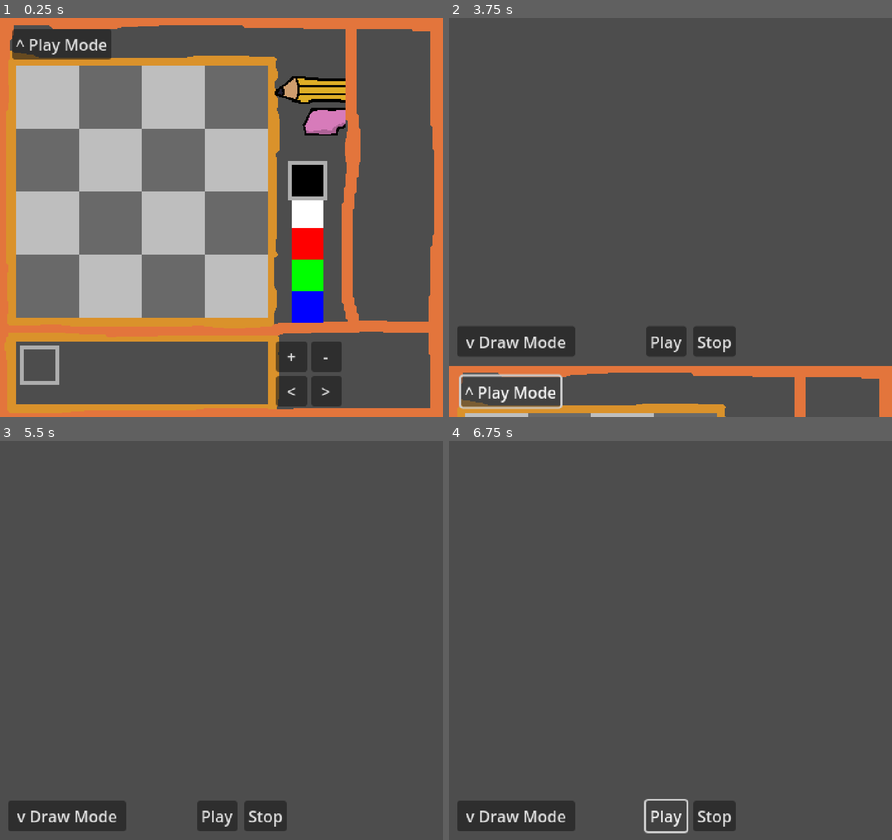
Above: before the commit, frames 1-4 (two rows, left to right).
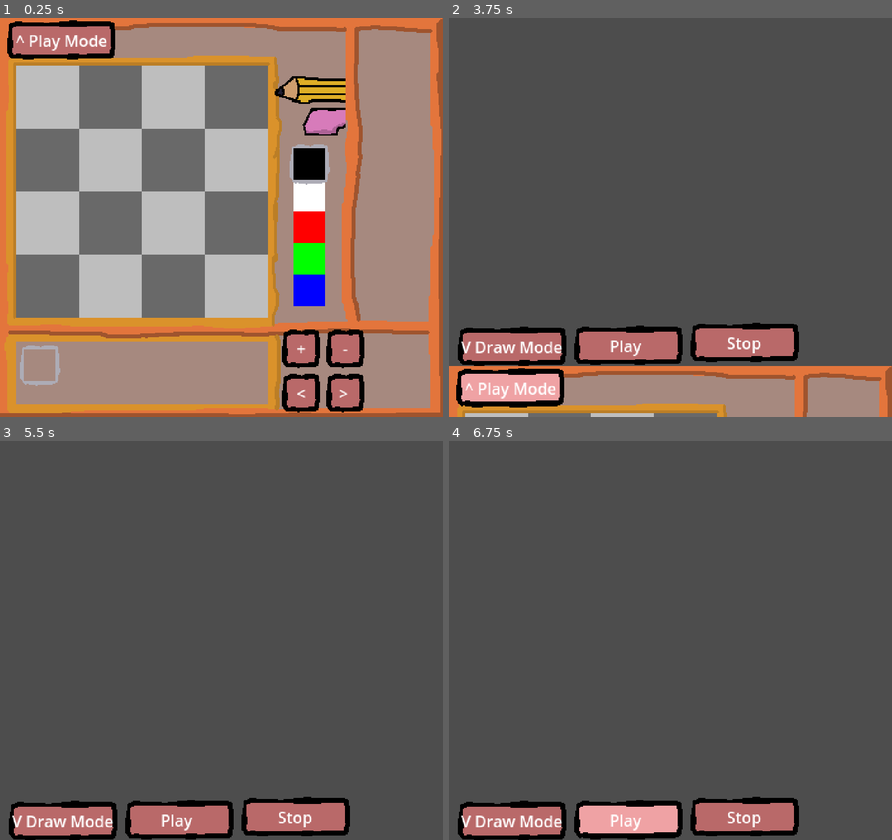
Above: after the commit, the same moments.

Repository: kennethbchen/Fireworkshop-Game
Game: Godot game, scene res://scenes/main.tscn
The game is run twice, just before and just after one commit, with the same random seed, the same clock (stepped at 60 frames per second) and the same inputs. Sound files missing from this copy of the repository are replaced by a short silence.
Inputs:
- Up to frame 1 (0.25 s): no input
- Up to frame 2 (3.75 s): click "+" at 0.5 s; click "-" at 1.25 s; click "<" at 2 s; click ">" at 2.75 s; click "^ Play Mode" at 3.5 s
- Up to frame 3 (5.5 s): click "v Draw Mode" (after the commit: "V Draw Mode") at 4.25 s; click "^ Play Mode" at 5 s
- Up to frame 4 (6.75 s): click "Stop" at 5.75 s; click "Play" at 6.5 s

The runs differ from the first frame. In frame 1, 46% of the frame differs, in the area x 0-100%, y 0-100%; in frame 2, 16%; in frame 3, 7.1%; in frame 4, 7.1%.

Commit message:
Added long and square buttons

Diff:
--- a/scenes/main.tscn
+++ b/scenes/main.tscn
@@ -25,20 +25,25 @@
 [ext_resource type="AudioStream" uid="uid://bid0wb4vheshh" path="res://audio/firework_launch/launch_1.wav" id="11_ptbiw"]
 [ext_resource type="AudioStream" uid="uid://cn4ww8mi2xb1n" path="res://audio/firework_explosion/explosion_1.wav" id="12_scx8a"]
 [ext_resource type="SpriteFrames" uid="uid://c6amhny3q5yl7" path="res://animations/sample_explosion.tres" id="12_wq1f7"]
+[ext_resource type="Texture2D" uid="uid://bmu04rh4mp3dc" path="res://sprites/selection_box.png" id="14_mhj3g"]
+[ext_resource type="Texture2D" uid="uid://bufapgk85pup2" path="res://sprites/square_button/square_button_normal.png" id="16_sf2cm"]
+[ext_resource type="Texture2D" uid="uid://djqnwsip1qj4u" path="res://sprites/square_button/square_button_pressed.png" id="17_0yxqt"]
+[ext_resource type="Texture2D" uid="uid://b5ky4l25afiku" path="res://sprites/square_button/square_button_hover.png" id="18_7cp34"]
+[ext_resource type="Texture2D" uid="uid://bojialtc8euih" path="res://sprites/long_button/long_button_normal.png" id="19_5kk4o"]
+[ext_resource type="Texture2D" uid="uid://c7c6f7kj6y5ix" path="res://sprites/long_button/long_button_pressed.png" id="20_qcsgq"]
+[ext_resource type="Texture2D" uid="uid://dskvwdd83tp5h" path="res://sprites/long_button/long_button_hover.png" id="21_s1po2"]
+
+[sub_resource type="StyleBoxFlat" id="StyleBoxFlat_wqc15"]
+bg_color = Color(0.652302, 0.535339, 0.499742, 1)
 
 [sub_resource type="StyleBoxEmpty" id="StyleBoxEmpty_vhad2"]
 
-[sub_resource type="StyleBoxFlat" id="StyleBoxFlat_tom0t"]
-bg_color = Color(1, 1, 1, 0)
-border_width_left = 4
-border_width_top = 4
-border_width_right = 4
-border_width_bottom = 4
-border_color = Color(0.683077, 0.683077, 0.683077, 1)
-expand_margin_left = 4.0
-expand_margin_top = 4.0
-expand_margin_right = 4.0
-expand_margin_bottom = 4.0
+[sub_resource type="StyleBoxTexture" id="StyleBoxTexture_r5j4h"]
+texture = ExtResource("14_mhj3g")
+expand_margin_left = 7.0
+expand_margin_top = 7.0
+expand_margin_right = 7.0
+expand_margin_bottom = 7.0
 
 [sub_resource type="StyleBoxEmpty" id="StyleBoxEmpty_2eaiv"]
 
@@ -67,6 +72,13 @@
 grow_horizontal = 2
 grow_vertical = 2
 
+[node name="Panel" type="Panel" parent="CreateModeUI"]
+z_index = -10
+layout_mode = 0
+offset_right = 450.0
+offset_bottom = 404.0
+theme_override_styles/panel = SubResource("StyleBoxFlat_wqc15")
+
 [node name="UI" type="TextureRect" parent="CreateModeUI"]
 layout_mode = 1
 anchors_preset = 8
@@ -82,6 +94,7 @@
 metadata/_edit_lock_ = true
 
 [node name="DrawingArea" type="TextureRect" parent="CreateModeUI"]
+z_index = 1
 layout_mode = 0
 offset_left = 16.0
 offset_top = 48.0
@@ -154,10 +167,10 @@
 [node name="SwatchPicker" type="Control" parent="CreateModeUI"]
 layout_mode = 3
 anchors_preset = 0
-offset_left = 296.0
-offset_top = 149.0
-offset_right = 296.0
-offset_bottom = 149.0
+offset_left = 298.0
+offset_top = 132.0
+offset_right = 298.0
+offset_bottom = 132.0
 script = ExtResource("6_f3tm5")
 colors = Array[Color]([Color(0, 0, 0, 1), Color(1, 1, 1, 1), Color(1, 0, 0, 1), Color(0, 1, 0, 1), Color(0, 0, 1, 1)])
 
@@ -175,7 +188,7 @@
 offset_bottom = 32.0
 size_flags_horizontal = 3
 size_flags_vertical = 3
-theme_override_styles/panel = SubResource("StyleBoxFlat_tom0t")
+theme_override_styles/panel = SubResource("StyleBoxTexture_r5j4h")
 
 [node name="FlipbookNavigator" type="Control" parent="CreateModeUI"]
 layout_mode = 3
@@ -202,7 +215,6 @@
 theme_override_styles/panel = SubResource("StyleBoxEmpty_2eaiv")
 
 [node name="SelectionCursor" type="Panel" parent="CreateModeUI/FlipbookNavigator/Panel"]
-visible = false
 z_index = -1
 layout_mode = 0
 offset_left = 8.0
@@ -211,7 +223,7 @@
 offset_bottom = 48.0
 size_flags_horizontal = 3
 size_flags_vertical = 3
-theme_override_styles/panel = SubResource("StyleBoxFlat_tom0t")
+theme_override_styles/panel = SubResource("StyleBoxTexture_r5j4h")
 
 [node name="VBoxContainer" type="VBoxContainer" parent="CreateModeUI/FlipbookNavigator"]
 layout_mode = 1
@@ -254,53 +266,148 @@
 [node name="FlipbookFrameControls" type="Control" parent="CreateModeUI"]
 layout_mode = 3
 anchors_preset = 0
-offset_left = 248.0
-offset_top = 328.0
-offset_right = 432.0
-offset_bottom = 392.0
+offset_left = 285.0
+offset_top = 315.0
+offset_right = 373.0
+offset_bottom = 401.0
 
 [node name="VBoxContainer" type="GridContainer" parent="CreateModeUI/FlipbookFrameControls"]
-layout_mode = 0
-offset_left = 32.0
-offset_right = 99.0
+layout_mode = 1
+offset_right = 67.0
 offset_bottom = 66.0
 columns = 2
 
-[node name="AddFrameButton" type="Button" parent="CreateModeUI/FlipbookFrameControls/VBoxContainer"]
+[node name="AddFrameButton" type="TextureButton" parent="CreateModeUI/FlipbookFrameControls/VBoxContainer"]
 layout_mode = 2
 size_flags_horizontal = 3
 size_flags_vertical = 3
 tooltip_text = "Add new frame"
+texture_normal = ExtResource("16_sf2cm")
+texture_pressed = ExtResource("17_0yxqt")
+texture_hover = ExtResource("18_7cp34")
+
+[node name="Label" type="Label" parent="CreateModeUI/FlipbookFrameControls/VBoxContainer/AddFrameButton"]
+layout_mode = 1
+anchors_preset = 8
+anchor_left = 0.5
+anchor_top = 0.5
+anchor_right = 0.5
+anchor_bottom = 0.5
+offset_left = -19.5
+offset_top = -17.5
+offset_right = 20.5
+offset_bottom = 17.5
+grow_horizontal = 2
+grow_vertical = 2
+theme_override_colors/font_color = Color(1, 1, 1, 1)
 text = "+"
-
-[node name="DeleteSelectedFrameButton" type="Button" parent="CreateModeUI/FlipbookFrameControls/VBoxContainer"]
+horizontal_alignment = 1
+vertical_alignment = 1
+
+[node name="DeleteSelectedFrameButton" type="TextureButton" parent="CreateModeUI/FlipbookFrameControls/VBoxContainer"]
 layout_mode = 2
 size_flags_horizontal = 3
 size_flags_vertical = 3
 tooltip_text = "Delete current frame"
+texture_normal = ExtResource("16_sf2cm")
+texture_pressed = ExtResource("17_0yxqt")
+texture_hover = ExtResource("18_7cp34")
+
+[node name="Label" type="Label" parent="CreateModeUI/FlipbookFrameControls/VBoxContainer/DeleteSelectedFrameButton"]
+layout_mode = 1
+anchors_preset = 8
+anchor_left = 0.5
+anchor_top = 0.5
+anchor_right = 0.5
+anchor_bottom = 0.5
+offset_left = -19.5
+offset_top = -17.5
+offset_right = 20.5
+offset_bottom = 17.5
+grow_horizontal = 2
+grow_vertical = 2
 text = "-"
-
-[node name="MoveLeftButton" type="Button" parent="CreateModeUI/FlipbookFrameControls/VBoxContainer"]
+horizontal_alignment = 1
+vertical_alignment = 1
+
+[node name="MoveLeftButton" type="TextureButton" parent="CreateModeUI/FlipbookFrameControls/VBoxContainer"]
 layout_mode = 2
 size_flags_horizontal = 3
 size_flags_vertical = 3
 tooltip_text = "Move current frame left"
+texture_normal = ExtResource("16_sf2cm")
+texture_pressed = ExtResource("17_0yxqt")
+texture_hover = ExtResource("18_7cp34")
+
+[node name="Label" type="Label" parent="CreateModeUI/FlipbookFrameControls/VBoxContainer/MoveLeftButton"]
+layout_mode = 1
+anchors_preset = 8
+anchor_left = 0.5
+anchor_top = 0.5
+anchor_right = 0.5
+anchor_bottom = 0.5
+offset_left = -19.5
+offset_top = -17.5
+offset_right = 20.5
+offset_bottom = 17.5
+grow_horizontal = 2
+grow_vertical = 2
 text = "<"
-
-[node name="MoveRightButton" type="Button" parent="CreateModeUI/FlipbookFrameControls/VBoxContainer"]
+horizontal_alignment = 1
+vertical_alignment = 1
+
+[node name="MoveRightButton" type="TextureButton" parent="CreateModeUI/FlipbookFrameControls/VBoxContainer"]
 layout_mode = 2
 size_flags_horizontal = 3
 size_flags_vertical = 3
 tooltip_text = "Move current frame right"
-text = ">"
-
-[node name="PlayModeButton" type="Button" parent="CreateModeUI"]
-layout_mode = 0
-offset_left = 12.0
-offset_top = 11.0
-offset_right = 113.0
-offset_bottom = 42.0
+texture_normal = ExtResource("16_sf2cm")
+texture_pressed = ExtResource("17_0yxqt")
+texture_hover = ExtResource("18_7cp34")
+
+[node name="Label" type="Label" parent="CreateModeUI/FlipbookFrameControls/VBoxContainer/MoveRightButton"]
+layout_mode = 1
+anchors_preset = 8
+anchor_left = 0.5
+anchor_top = 0.5
+anchor_right = 0.5
+anchor_bottom = 0.5
+offset_left = -19.5
+offset_top = -17.5
+offset_right = 20.5
+offset_bottom = 17.5
+grow_horizontal = 2
+grow_vertical = 2
+text = "> "
+horizontal_alignment = 1
+vertical_alignment = 1
+
+[node name="PlayModeButton" type="TextureButton" parent="CreateModeUI"]
+layout_mode = 0
+offset_left = 6.0
+offset_top = 2.0
+offset_right = 118.0
+offset_bottom = 43.0
+texture_normal = ExtResource("19_5kk4o")
+texture_pressed = ExtResource("20_qcsgq")
+texture_hover = ExtResource("21_s1po2")
+
+[node name="Label" type="Label" parent="CreateModeUI/PlayModeButton"]
+layout_mode = 1
+anchors_preset = 8
+anchor_left = 0.5
+anchor_top = 0.5
+anchor_right = 0.5
+anchor_bottom = 0.5
+offset_left = -20.0
+offset_top = -11.5
+offset_right = 20.0
+offset_bottom = 11.5
+grow_horizontal = 2
+grow_vertical = 2
 text = "^ Play Mode"
+horizontal_alignment = 1
+vertical_alignment = 1
 
 [node name="PlayModeUI" type="Node" parent="."]
 
@@ -329,26 +436,83 @@
 
 [node name="Camera2D" type="Camera2D" parent="PlayModeUI/SubViewportContainer/SubViewport"]
 
-[node name="DrawModeButton" type="Button" parent="PlayModeUI"]
+[node name="DrawModeButton" type="TextureButton" parent="PlayModeUI"]
 offset_left = 8.0
 offset_top = -40.0
-offset_right = 128.0
-offset_bottom = -9.0
-text = "v Draw Mode"
-
-[node name="PlayButton" type="Button" parent="PlayModeUI"]
-offset_left = 200.0
-offset_top = -40.0
-offset_right = 241.0
-offset_bottom = -9.0
-text = "Play"
-
-[node name="StopButton" type="Button" parent="PlayModeUI"]
-offset_left = 248.0
-offset_top = -40.0
-offset_right = 291.0
-offset_bottom = -9.0
+offset_right = 120.0
+offset_bottom = 1.0
+texture_normal = ExtResource("19_5kk4o")
+texture_pressed = ExtResource("20_qcsgq")
+texture_hover = ExtResource("21_s1po2")
+
+[node name="Label" type="Label" parent="PlayModeUI/DrawModeButton"]
+layout_mode = 1
+anchors_preset = 8
+anchor_left = 0.5
+anchor_top = 0.5
+anchor_right = 0.5
+anchor_bottom = 0.5
+offset_left = -20.0
+offset_top = -11.5
+offset_right = 20.0
+offset_bottom = 11.5
+grow_horizontal = 2
+grow_vertical = 2
+text = "V Draw Mode"
+horizontal_alignment = 1
+vertical_alignment = 1
+
+[node name="PlayButton" type="TextureButton" parent="PlayModeUI"]
+offset_left = 126.0
+offset_top = -41.0
+offset_right = 238.0
+texture_normal = ExtResource("19_5kk4o")
+texture_pressed = ExtResource("20_qcsgq")
+texture_hover = ExtResource("21_s1po2")
+stretch_mode = 0
+
+[node name="Label" type="Label" parent="PlayModeUI/PlayButton"]
+layout_mode = 1
+anchors_preset = 8
+anchor_left = 0.5
+anchor_top = 0.5
+anchor_right = 0.5
+anchor_bottom = 0.5
+offset_left = -20.0
+offset_top = -11.5
+offset_right = 20.0
+offset_bottom = 11.5
+grow_horizontal = 2
+grow_vertical = 2
+text = "Play "
+horizontal_alignment = 1
+vertical_alignment = 1
+
+[node name="StopButton" type="TextureButton" parent="PlayModeUI"]
+offset_left = 244.0
+offset_top = -44.0
+offset_right = 356.0
+offset_bottom = -3.0
+texture_normal = ExtResource("19_5kk4o")
+texture_pressed = ExtResource("20_qcsgq")
+texture_hover = ExtResource("21_s1po2")
+
+[node name="Label" type="Label" parent="PlayModeUI/StopButton"]
+layout_mode = 1
+anchors_preset = 8
+anchor_left = 0.5
+anchor_top = 0.5
+anchor_right = 0.5
+anchor_bottom = 0.5
+offset_left = -20.0
+offset_top = -11.5
+offset_right = 20.0
+offset_bottom = 11.5
+grow_horizontal = 2
+grow_vertical = 2
 text = "Stop"
+horizontal_alignment = 1
+vertical_alignment = 1
 
 [node name="PlayerData" type="Node" parent="."]
 unique_name_in_owner = true
Not shown: 1 places in scenes/main.tscn that only renumber resources
Binary file added: sprites/long_button/long_button_hover.png
Not shown, added: sprites/long_button/long_button_hover.png.import
Binary file added: sprites/long_button/long_button_normal.png
Not shown, added: sprites/long_button/long_button_normal.png.import
Binary file added: sprites/long_button/long_button_pressed.png
Not shown, added: sprites/long_button/long_button_pressed.png.import
Binary file added: sprites/selection_box.png
Not shown, added: sprites/selection_box.png.import
Binary file added: sprites/square_button/square_button_hover.png
Not shown, added: sprites/square_button/square_button_hover.png.import
Binary file added: sprites/square_button/square_button_normal.png
(and 4 more such lines)
